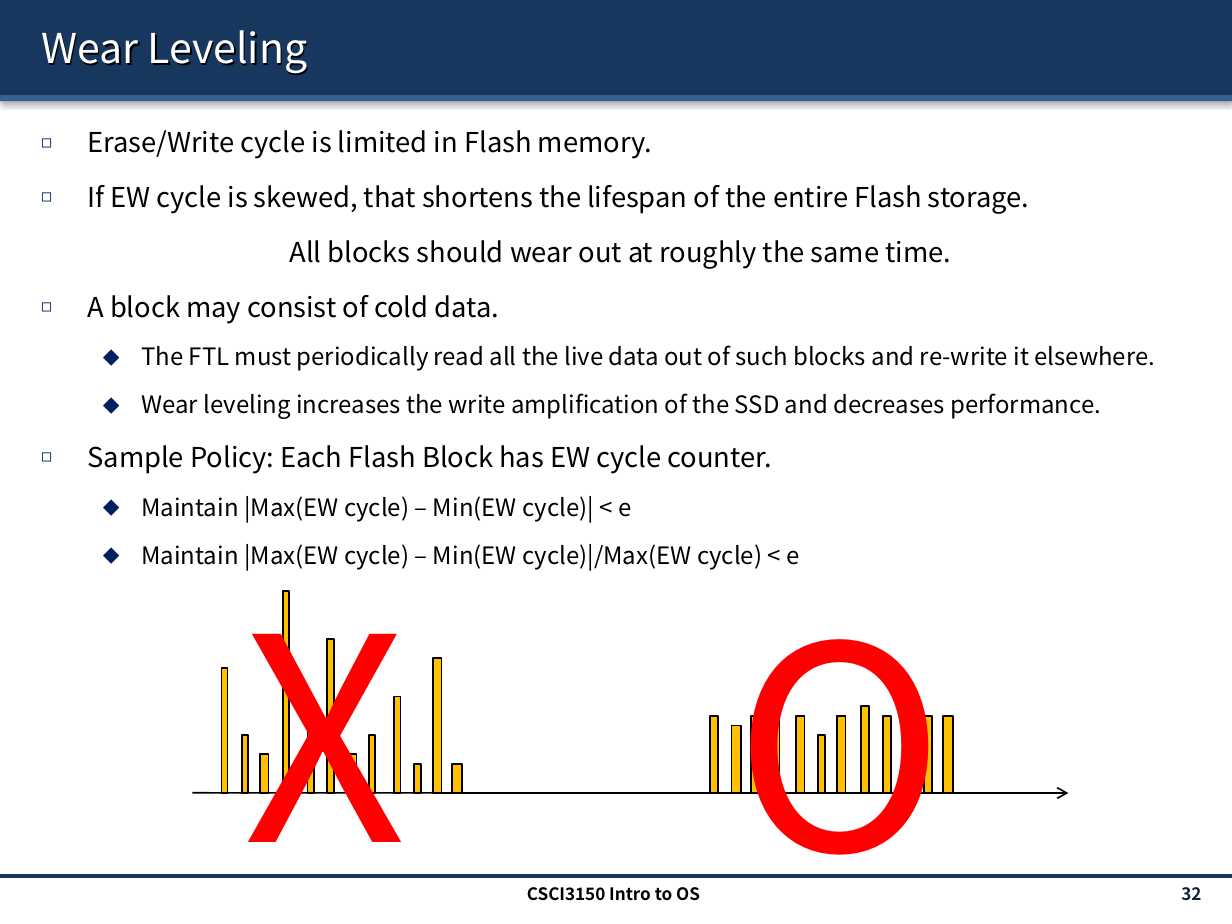
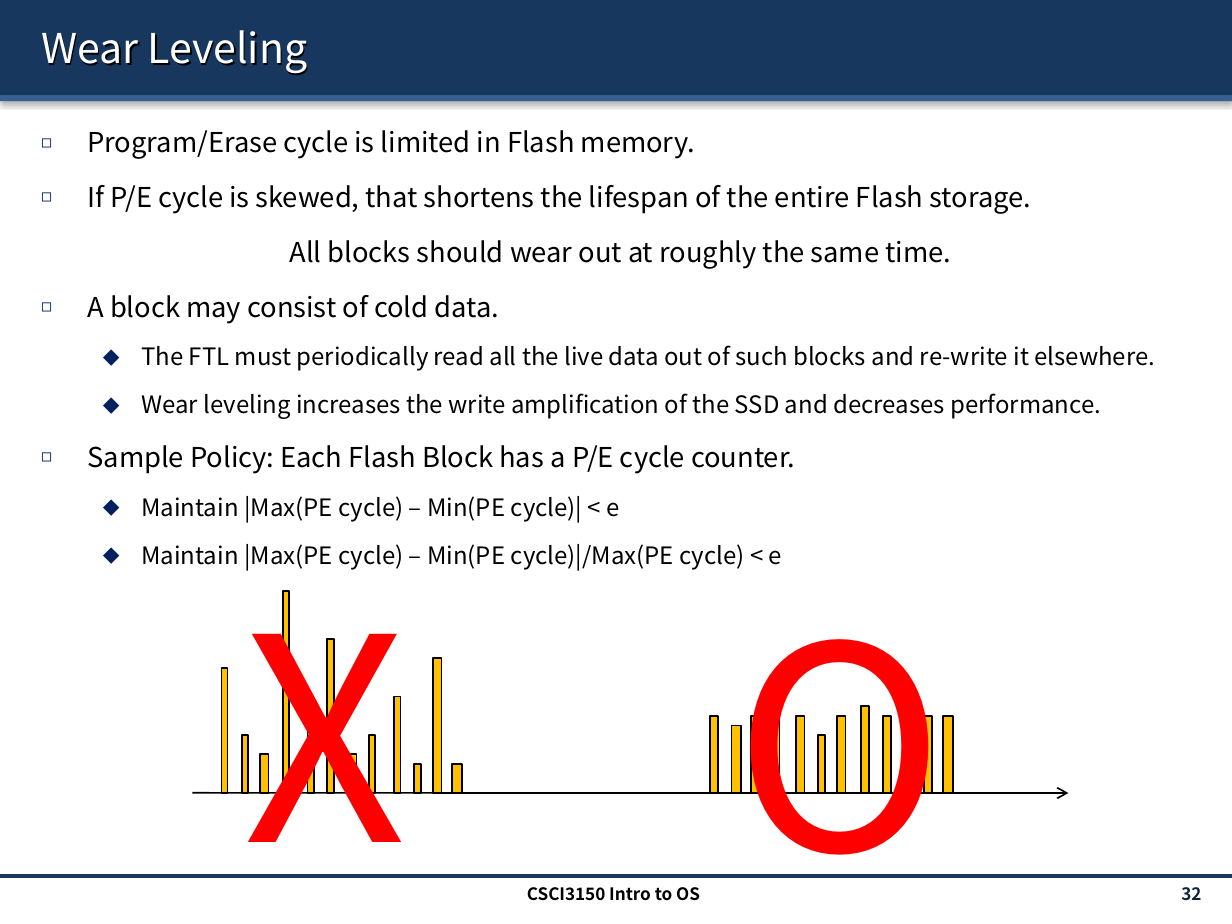
Before and after one commit to henryhxu/CSCI3150, a slide deck: slide 32 of lecture/lec16_ssd.pptx. Drawn at 1232x924 pixels with LibreOffice and Linux fonts; fonts in the diff are those of the drawing. Boxes give left, top, right and bottom in pixels: in the first picture for what was removed or moved away, otherwise in the second. Text is boxed around its words. In the diff, an @@ line names an element or a change of style, - is before the commit and + after.

Commit message:
minor updates to lec16

```diff
--- a/lecture/lec16_ssd.pptx
+++ b/lecture/lec16_ssd.pptx
@@ text at (87, 130, 1032, 214): text changed @@
-◻ Erase/Write cycle is limited in Flash memory.
-◻ If EW cycle is skewed, that shortens the lifespan of the entire Flash storage.
+◻ Program/Erase cycle is limited in Flash memory.
+◻ If P/E cycle is skewed, that shortens the lifespan of the entire Flash storage.
@@ text at (87, 445, 795, 570): text changed @@
-◻ Sample Policy: Each Flash Block has EW cycle counter.
-  ⬥ Maintain |Max(EW cycle) – Min(EW cycle)| < e
-  ⬥ Maintain |Max(EW cycle) – Min(EW cycle)|/Max(EW cycle) < e
+◻ Sample Policy: Each Flash Block has a P/E cycle counter.
+  ⬥ Maintain |Max(PE cycle) – Min(PE cycle)| < e
+  ⬥ Maintain |Max(PE cycle) – Min(PE cycle)|/Max(PE cycle) < e
```
Also in this commit, not shown: 7 other slides changed.
